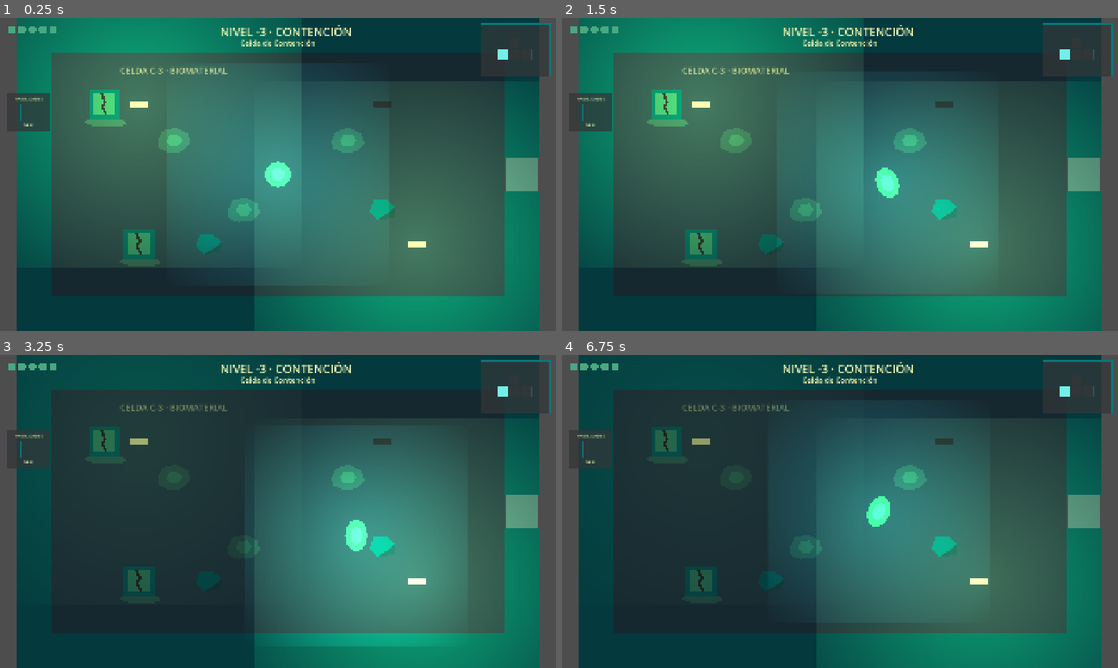
Above: before the commit, frames 1-4 (two rows, left to right).
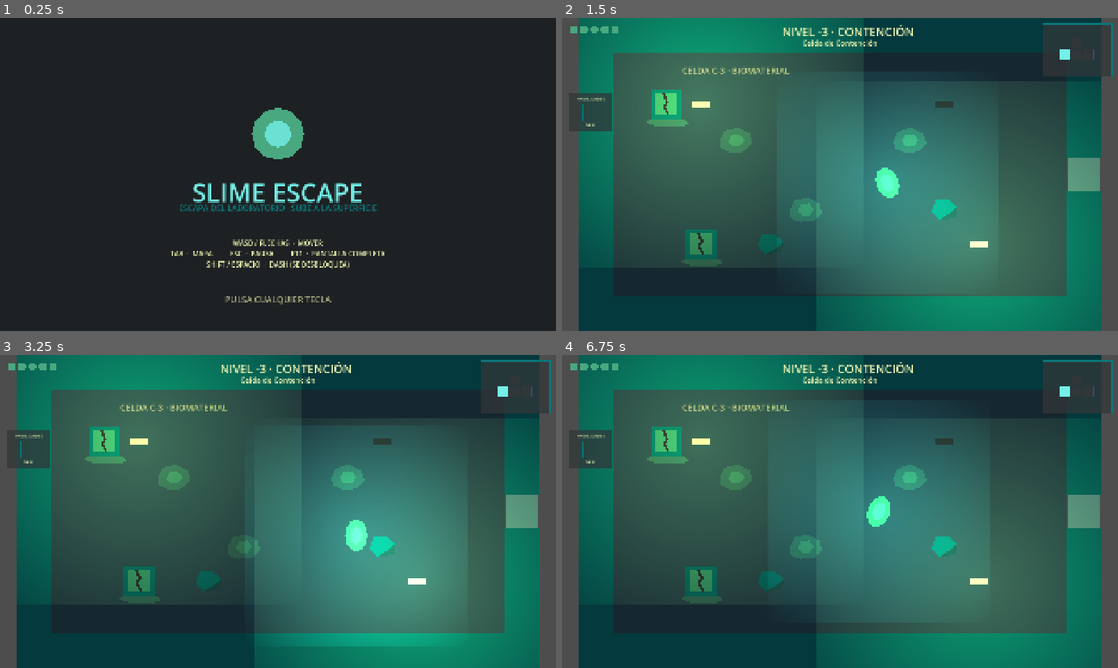
Above: after the commit, the same moments.

Repository: alfonso1031/game_jam
Game: Godot game, scene res://scenes/ui/title.tscn
Two runs of this game, one before a commit and one after it. Both use one fixed random seed, a clock stepped at 60 frames per second and the inputs below. Before the commit the project starts from res://scenes/main.tscn.
Inputs (mouse positions are in pixels of both pictures, inside the frame that each line leads up to):
- Up to frame 1 (0.25 s): no input
- Up to frame 2 (1.5 s): tap Enter at 0.5 s; move the mouse to (962, 158) at 0.52 s; hold D (move_right) 0.53-1.28 s; tap Shift (dash) at 0.6, 1.35 s; click (962, 158) at 0.67 s; move the mouse to (728, 190) at 1.27 s; hold S (move_down) from 1.28 s (still down); click (728, 190) at 1.42 s
- Up to frame 3 (3.25 s): move the mouse to (333, 442) at 2.02 s; release S (move_down) at 2.03 s; hold D (move_right) 2.03-2.78 s; tap Shift (dash) at 2.1, 2.85 s; click (333, 442) at 2.17 s; move the mouse to (250, 574) at 2.77 s; hold W (move_up) from 2.78 s (still down); click (250, 574) at 2.92 s
- Up to frame 4 (6.75 s): move the mouse to (1006, 558) at 3.52 s; release W (move_up) at 3.53 s; hold A (move_left) 3.53-5.03 s; tap Shift (dash) every 0.75 s from 3.6 to 6.6 s; click (1006, 558) at 3.67 s; tap F1 (fullscreen) at 4.15 s; move the mouse to (673, 464) at 4.27 s; click (673, 464) at 4.42 s; tap Tab (map) at 4.9 s; move the mouse to (867, 511) at 5.02 s; hold S (move_down) 5.03-5.78 s; click (867, 511) at 5.17 s; tap Escape (pause) at 5.65 s; move the mouse to (756, 433) at 5.77 s; hold D (move_right) 5.78-6.53 s; click (756, 433) at 5.92 s; move the mouse to (962, 495) at 6.52 s; hold W (move_up) from 6.53 s (still down); click (962, 495) at 6.67 s

The runs differ from the first frame. In frame 1, 93% of the frame differs, in the area x 0-100%, y 0-100%; in frame 2, less than 0.1%; in frame 3, 28%; in frame 4, 29%.

Commit message:
feat: título, pausa y pantalla final (paso 8) — MVP completo
- Pantalla de título como escena de arranque, con controles y prompt
  parpadeante. Limpia la partida al entrar, así que volver al título siempre
  resetea el estado
- Menú de pausa (Esc): CONTINUAR / REINICIAR / TÍTULO
- Pantalla "CONTINUARÁ…" al llegar a L2_ESCLUSA, con salas visitadas y
  habilidades obtenidas
- F11 alterna pantalla completa desde GameState, así funciona en todas las
  escenas y también en pausa
- Los tres overlays comparten `get_tree().paused` y comprueban el estado antes
  de abrirse, para no quedar uno encima de otro
- `Transition.setup()` resetea el guard `_busy` y el alfa del fade: al
  reiniciar la escena podían quedar trabados a mitad de una transición
- `GameState.reset_run()` limpia salas visitadas, habilidades, bosses y vida

Con esto el MVP queda jugable de principio a fin. Falta validación humana del
recorrido completo: el arranque limpio no prueba que la partida se termine.

Diff:
--- a/prueba_2/project.godot
+++ b/prueba_2/project.godot
@@ -11,7 +11,7 @@
 [application]
 
 config/name="Slime Escape"
-run/main_scene="res://scenes/main.tscn"
+run/main_scene="res://scenes/ui/title.tscn"
 config/features=PackedStringArray("4.7", "GL Compatibility")
 config/icon="res://icon.svg"
 
--- a/prueba_2/scenes/main.tscn
+++ b/prueba_2/scenes/main.tscn
@@ -1,9 +1,11 @@
-[gd_scene load_steps=5 format=3]
+[gd_scene load_steps=7 format=3]
 
 [ext_resource type="PackedScene" path="res://scenes/player/slime.tscn" id="1"]
 [ext_resource type="Script" path="res://scripts/main.gd" id="2"]
 [ext_resource type="PackedScene" path="res://scenes/ui/hud.tscn" id="3"]
 [ext_resource type="PackedScene" path="res://scenes/ui/map_overlay.tscn" id="4"]
+[ext_resource type="PackedScene" path="res://scenes/ui/pause_menu.tscn" id="5"]
+[ext_resource type="PackedScene" path="res://scenes/ui/ending.tscn" id="6"]
 
 [node name="Main" type="Node2D"]
 script = ExtResource("2")
@@ -29,6 +31,16 @@
 
 [node name="MapOverlay" parent="MapLayer" instance=ExtResource("4")]
 
+[node name="PauseLayer" type="CanvasLayer" parent="."]
+layer = 20
+
+[node name="PauseMenu" parent="PauseLayer" instance=ExtResource("5")]
+
+[node name="EndingLayer" type="CanvasLayer" parent="."]
+layer = 30
+
+[node name="Ending" parent="EndingLayer" instance=ExtResource("6")]
+
 [node name="FadeLayer" type="CanvasLayer" parent="."]
 layer = 10
 
--- /dev/null
+++ b/prueba_2/scenes/ui/ending.tscn
@@ -0,0 +1,54 @@
+[gd_scene load_steps=2 format=3]
+
+[ext_resource type="Script" path="res://scripts/ui/ending.gd" id="1"]
+
+[node name="Ending" type="Control"]
+anchor_right = 1.0
+anchor_bottom = 1.0
+script = ExtResource("1")
+
+[node name="Background" type="ColorRect" parent="."]
+anchor_right = 1.0
+anchor_bottom = 1.0
+color = Color(0.113725, 0.129412, 0.137255, 0.96)
+mouse_filter = 2
+
+[node name="Header" type="Label" parent="."]
+offset_left = 0.0
+offset_top = 380.0
+offset_right = 1920.0
+offset_bottom = 470.0
+theme_override_colors/font_color = Color(0.45098, 0.937255, 0.909804, 1)
+theme_override_font_sizes/font_size = 76
+horizontal_alignment = 1
+text = "CONTINUARÁ…"
+
+[node name="Body" type="Label" parent="."]
+offset_left = 0.0
+offset_top = 500.0
+offset_right = 1920.0
+offset_bottom = 560.0
+theme_override_colors/font_color = Color(0.92549, 0.952941, 0.690196, 1)
+theme_override_font_sizes/font_size = 28
+horizontal_alignment = 1
+text = "La esclusa se cierra a tu espalda. La superficie sigue tres niveles más arriba."
+
+[node name="Stats" type="Label" parent="."]
+offset_left = 0.0
+offset_top = 620.0
+offset_right = 1920.0
+offset_bottom = 700.0
+theme_override_colors/font_color = Color(0.039216, 0.466667, 0.478431, 1)
+theme_override_font_sizes/font_size = 26
+horizontal_alignment = 1
+text = "SALAS VISITADAS: 0 / 0"
+
+[node name="Prompt" type="Label" parent="."]
+offset_left = 0.0
+offset_top = 800.0
+offset_right = 1920.0
+offset_bottom = 840.0
+theme_override_colors/font_color = Color(0.92549, 0.952941, 0.690196, 1)
+theme_override_font_sizes/font_size = 24
+horizontal_alignment = 1
+text = "PULSA CUALQUIER TECLA PARA VOLVER AL TÍTULO"
--- /dev/null
+++ b/prueba_2/scenes/ui/pause_menu.tscn
@@ -0,0 +1,54 @@
+[gd_scene load_steps=2 format=3]
+
+[ext_resource type="Script" path="res://scripts/ui/pause_menu.gd" id="1"]
+
+[node name="PauseMenu" type="Control"]
+anchor_right = 1.0
+anchor_bottom = 1.0
+script = ExtResource("1")
+
+[node name="Dim" type="ColorRect" parent="."]
+anchor_right = 1.0
+anchor_bottom = 1.0
+color = Color(0.113725, 0.129412, 0.137255, 0.85)
+mouse_filter = 2
+
+[node name="Panel" type="ColorRect" parent="."]
+offset_left = 710.0
+offset_top = 330.0
+offset_right = 1210.0
+offset_bottom = 750.0
+color = Color(0.192157, 0.211765, 0.219608, 0.95)
+mouse_filter = 2
+
+[node name="Header" type="Label" parent="Panel"]
+offset_left = 0.0
+offset_top = 40.0
+offset_right = 500.0
+offset_bottom = 100.0
+theme_override_colors/font_color = Color(0.45098, 0.937255, 0.909804, 1)
+theme_override_font_sizes/font_size = 52
+horizontal_alignment = 1
+text = "PAUSA"
+
+[node name="Box" type="VBoxContainer" parent="Panel"]
+offset_left = 110.0
+offset_top = 150.0
+offset_right = 390.0
+offset_bottom = 380.0
+theme_override_constants/separation = 20
+
+[node name="Resume" type="Button" parent="Panel/Box"]
+custom_minimum_size = Vector2(280, 60)
+theme_override_font_sizes/font_size = 26
+text = "CONTINUAR"
+
+[node name="Restart" type="Button" parent="Panel/Box"]
+custom_minimum_size = Vector2(280, 60)
+theme_override_font_sizes/font_size = 26
+text = "REINICIAR"
+
+[node name="ToTitle" type="Button" parent="Panel/Box"]
+custom_minimum_size = Vector2(280, 60)
+theme_override_font_sizes/font_size = 26
+text = "TÍTULO"
--- /dev/null
+++ b/prueba_2/scenes/ui/title.tscn
@@ -0,0 +1,66 @@
+[gd_scene load_steps=2 format=3]
+
+[ext_resource type="Script" path="res://scripts/ui/title.gd" id="1"]
+
+[node name="Title" type="Control"]
+anchor_right = 1.0
+anchor_bottom = 1.0
+script = ExtResource("1")
+
+[node name="Background" type="ColorRect" parent="."]
+anchor_right = 1.0
+anchor_bottom = 1.0
+color = Color(0.113725, 0.129412, 0.137255, 1)
+mouse_filter = 2
+
+[node name="Slime" type="Polygon2D" parent="."]
+position = Vector2(960, 400)
+color = Color(0.290196, 0.658824, 0.505882, 1)
+polygon = PackedVector2Array(90, 0, 77.94, 45, 45, 77.94, 0, 90, -45, 77.94, -77.94, 45, -90, 0, -77.94, -45, -45, -77.94, 0, -90, 45, -77.94, 77.94, -45)
+
+[node name="SlimeCore" type="Polygon2D" parent="."]
+position = Vector2(960, 400)
+color = Color(0.45098, 0.937255, 0.909804, 0.8)
+polygon = PackedVector2Array(46, 0, 39.84, 23, 23, 39.84, 0, 46, -23, 39.84, -39.84, 23, -46, 0, -39.84, -23, -23, -39.84, 0, -46, 23, -39.84, 39.84, -23)
+
+[node name="TitleLabel" type="Label" parent="."]
+offset_left = 0.0
+offset_top = 540.0
+offset_right = 1920.0
+offset_bottom = 630.0
+theme_override_colors/font_color = Color(0.45098, 0.937255, 0.909804, 1)
+theme_override_font_sizes/font_size = 88
+horizontal_alignment = 1
+text = "SLIME ESCAPE"
+
+[node name="Subtitle" type="Label" parent="."]
+offset_left = 0.0
+offset_top = 636.0
+offset_right = 1920.0
+offset_bottom = 672.0
+theme_override_colors/font_color = Color(0.039216, 0.466667, 0.478431, 1)
+theme_override_font_sizes/font_size = 28
+horizontal_alignment = 1
+text = "ESCAPA DEL LABORATORIO · SUBE A LA SUPERFICIE"
+
+[node name="Controls" type="Label" parent="."]
+offset_left = 0.0
+offset_top = 760.0
+offset_right = 1920.0
+offset_bottom = 900.0
+theme_override_colors/font_color = Color(0.92549, 0.952941, 0.690196, 1)
+theme_override_font_sizes/font_size = 24
+horizontal_alignment = 1
+text = "WASD / FLECHAS  ·  MOVER
+TAB  ·  MAPA          ESC  ·  PAUSA          F11  ·  PANTALLA COMPLETA
+SHIFT / ESPACIO  ·  DASH (SE DESBLOQUEA)"
+
+[node name="Prompt" type="Label" parent="."]
+offset_left = 0.0
+offset_top = 950.0
+offset_right = 1920.0
+offset_bottom = 990.0
+theme_override_colors/font_color = Color(0.92549, 0.952941, 0.690196, 1)
+theme_override_font_sizes/font_size = 30
+horizontal_alignment = 1
+text = "PULSA CUALQUIER TECLA"
--- a/prueba_2/scripts/autoload/game_state.gd
+++ b/prueba_2/scripts/autoload/game_state.gd
@@ -12,8 +12,28 @@
 var max_health: int = 5
 var health: int = 5
 
+func _ready() -> void:
+	# Debe seguir escuchando el toggle de pantalla completa con el juego en pausa.
+	process_mode = Node.PROCESS_MODE_ALWAYS
+
+func _unhandled_input(event: InputEvent) -> void:
+	if not event.is_action_pressed("fullscreen"):
+		return
+	var windowed := DisplayServer.window_get_mode() == DisplayServer.WINDOW_MODE_WINDOWED
+	DisplayServer.window_set_mode(
+		DisplayServer.WINDOW_MODE_FULLSCREEN if windowed else DisplayServer.WINDOW_MODE_WINDOWED
+	)
+	get_viewport().set_input_as_handled()
+
 func has_ability(id: String) -> bool:
 	return abilities.has(id)
+
+func reset_run() -> void:
+	current_room = ""
+	visited.clear()
+	abilities.clear()
+	bosses_defeated.clear()
+	health = max_health
 
 func gain_ability(id: String) -> void:
 	if abilities.has(id):
--- a/prueba_2/scripts/autoload/transition.gd
+++ b/prueba_2/scripts/autoload/transition.gd
@@ -12,6 +12,9 @@
 	_room_host = room_host
 	_player = player
 	_fade_rect = fade_rect
+	# Al reiniciar la escena el guard podría haber quedado trabado a mitad de un fade.
+	_busy = false
+	_fade_rect.modulate.a = 0.0
 
 func load_initial(room_id: String) -> void:
 	_swap_room(room_id, "")
--- /dev/null
+++ b/prueba_2/scripts/ui/ending.gd
@@ -0,0 +1,34 @@
+extends Control
+
+const END_ROOM := "L2_ESCLUSA"
+const DELAY := 0.9
+
+@onready var stats: Label = $Stats
+
+func _ready() -> void:
+	process_mode = Node.PROCESS_MODE_ALWAYS
+	visible = false
+	GameState.room_changed.connect(_on_room_changed)
+
+func _on_room_changed(room_id: String) -> void:
+	if room_id != END_ROOM or visible:
+		return
+	await get_tree().create_timer(DELAY).timeout
+	if is_inside_tree():
+		_show()
+
+func _show() -> void:
+	stats.text = "SALAS VISITADAS: %d / %d\nHABILIDADES: %d" % [
+		GameState.visited.size(), RoomDB.ROOMS.size(), GameState.abilities.size()
+	]
+	visible = true
+	get_tree().paused = true
+
+func _unhandled_input(event: InputEvent) -> void:
+	if not visible or event.is_action_pressed("fullscreen"):
+		return
+	if event is InputEventKey and event.pressed and not event.echo:
+		get_viewport().set_input_as_handled()
+		get_tree().paused = false
+		GameState.reset_run()
+		get_tree().change_scene_to_file("res://scenes/ui/title.tscn")
--- a/prueba_2/scripts/ui/map_overlay.gd
+++ b/prueba_2/scripts/ui/map_overlay.gd
@@ -13,6 +13,9 @@
 
 func _unhandled_input(event: InputEvent) -> void:
 	if event.is_action_pressed("map"):
+		# Si ya está pausado por otro overlay (pausa, final), no abrir el mapa encima.
+		if not visible and get_tree().paused:
+			return
 		_toggle()
 		get_viewport().set_input_as_handled()
 	elif visible and event.is_action_pressed("pause"):
--- /dev/null
+++ b/prueba_2/scripts/ui/pause_menu.gd
@@ -0,0 +1,42 @@
+extends Control
+
+@onready var resume_button: Button = $Panel/Box/Resume
+@onready var restart_button: Button = $Panel/Box/Restart
+@onready var title_button: Button = $Panel/Box/ToTitle
+
+func _ready() -> void:
+	process_mode = Node.PROCESS_MODE_ALWAYS
+	visible = false
+	resume_button.pressed.connect(_close)
+	restart_button.pressed.connect(_restart)
+	title_button.pressed.connect(_to_title)
+
+func _unhandled_input(event: InputEvent) -> void:
+	if not event.is_action_pressed("pause"):
+		return
+	if visible:
+		get_viewport().set_input_as_handled()
+		_close()
+	elif not get_tree().paused:
+		# Si ya está pausado, lo pausó el mapa: que se cierre él con su propio Esc.
+		get_viewport().set_input_as_handled()
+		_open()
+
+func _open() -> void:
+	visible = true
+	get_tree().paused = true
+	resume_button.grab_focus()
+
+func _close() -> void:
+	visible = false
+	get_tree().paused = false
+
+func _restart() -> void:
+	get_tree().paused = false
+	GameState.reset_run()
+	get_tree().change_scene_to_file("res://scenes/main.tscn")
+
+func _to_title() -> void:
+	get_tree().paused = false
+	GameState.reset_run()
+	get_tree().change_scene_to_file("res://scenes/ui/title.tscn")
--- /dev/null
+++ b/prueba_2/scripts/ui/title.gd
@@ -0,0 +1,24 @@
+extends Control
+
+const Palette := preload("res://scripts/core/palette.gd")
+
+@onready var prompt: Label = $Prompt
+
+var _t := 0.0
+
+func _ready() -> void:
+	GameState.reset_run()
+
+func _process(delta: float) -> void:
+	_t += delta
+	prompt.modulate.a = 0.45 + sin(_t * 3.0) * 0.35
+
+func _unhandled_input(event: InputEvent) -> void:
+	# F11 lo maneja GameState; no debe arrancar la partida.
+	if event.is_action_pressed("fullscreen"):
+		return
+	var key_pressed: bool = event is InputEventKey and event.pressed and not event.echo
+	var click: bool = event is InputEventMouseButton and event.pressed
+	if key_pressed or click:
+		get_viewport().set_input_as_handled()
+		get_tree().change_scene_to_file("res://scenes/main.tscn")
Not shown, changed: AGENTS.md
Not shown, changed: DOCUMENTACION.md
